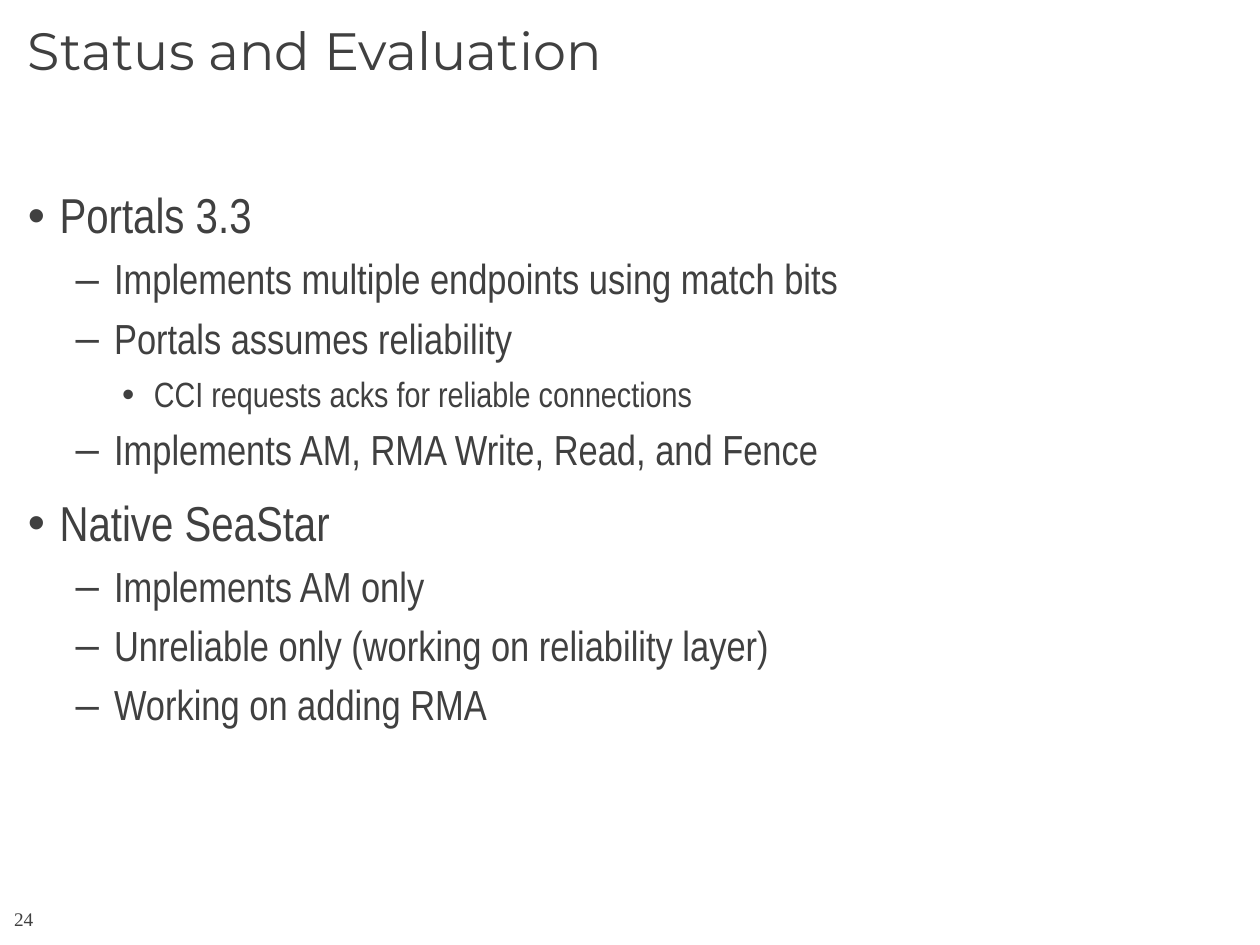
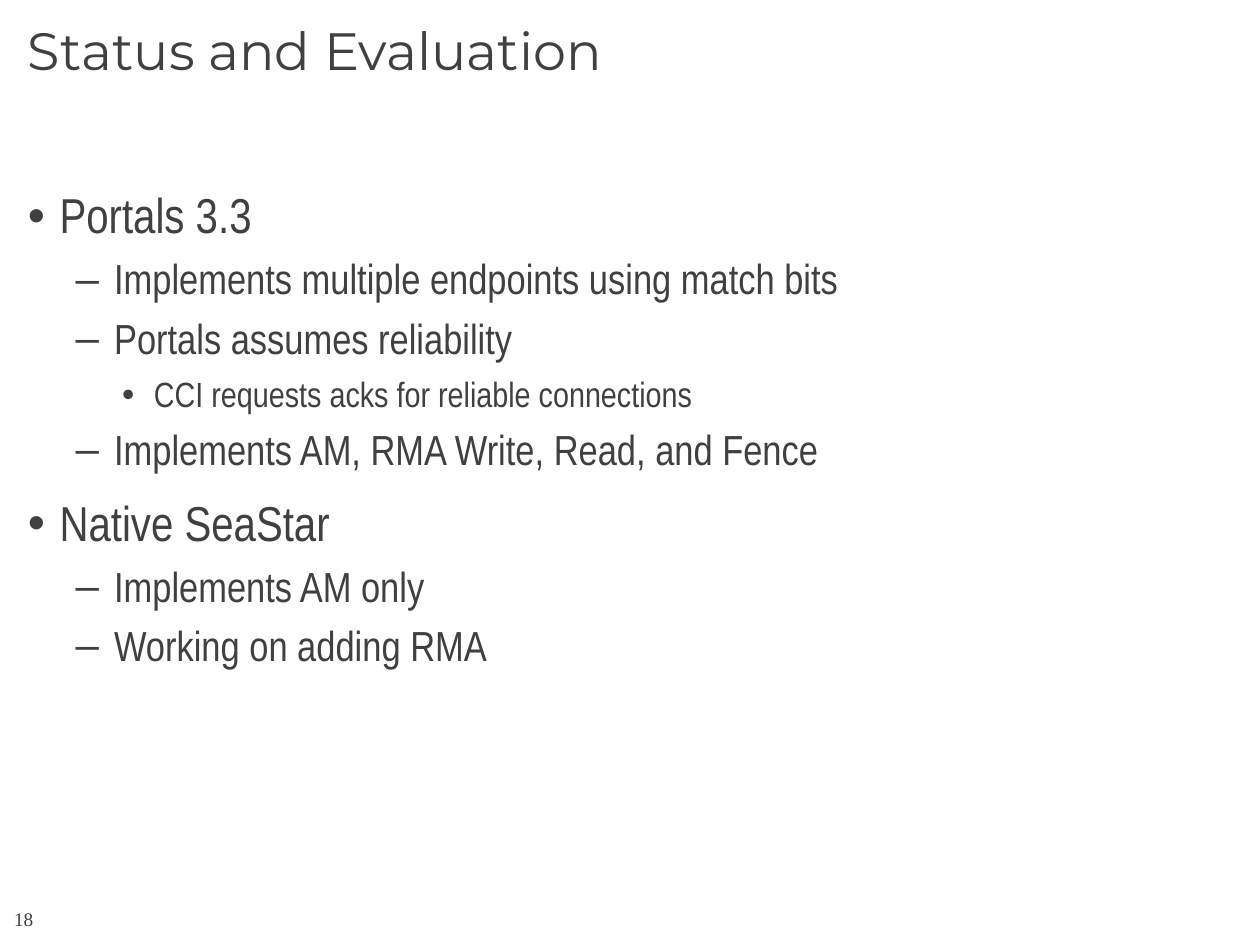
Before and after one commit to CCI/pub, a slide deck: slide 18 of slides/HotI-2011/2011-HotI-CCI-OLCF.pptx (slide 24 before the commit). Drawn at 1260x945 pixels with LibreOffice and Linux fonts; fonts in the diff are those of the drawing; background and template pictures are left out. Boxes give left, top, right and bottom in pixels: in the first picture for what was removed or moved away, otherwise in the second. Text is boxed around its words. In the diff, an @@ line names an element or a change of style, - is before the commit and + after.

```diff
--- a/slides/HotI-2011/2011-HotI-CCI-OLCF.pptx
+++ b/slides/HotI-2011/2011-HotI-CCI-OLCF.pptx
@@ text at (114,630,768,670): paragraph removed @@
-  – Unreliable only (working on reliability layer)
@@ page number at (14,913,33,926): text changed @@
-24
+18
```
Also in this commit, not shown: 17 other slides changed, 1 slide added.
